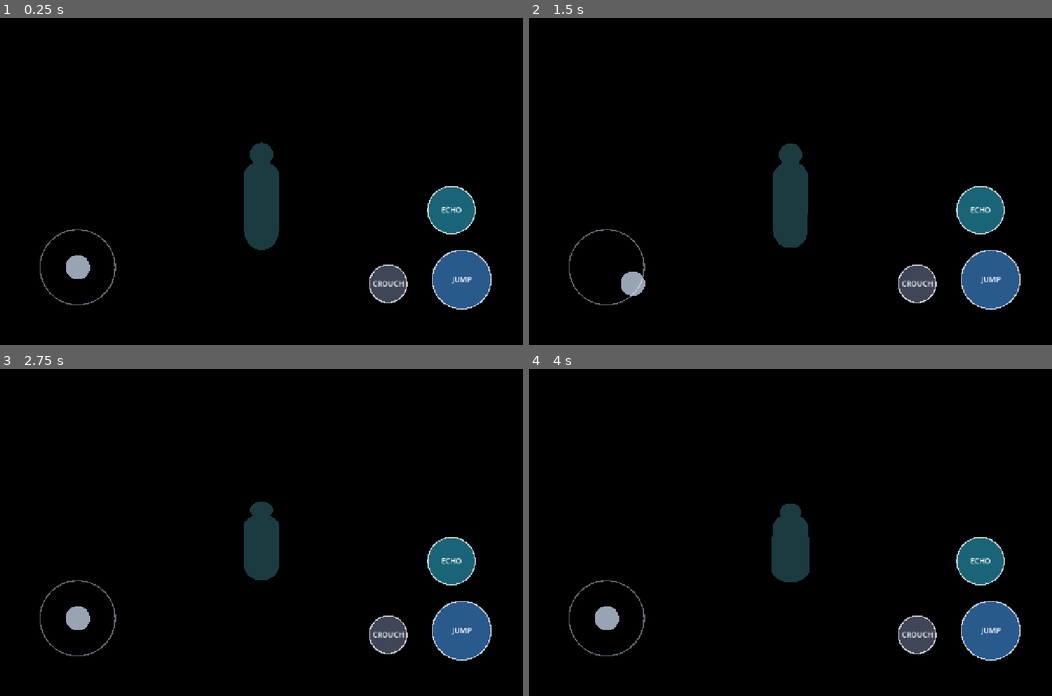
Above: before the commit, frames 1-4 (two rows, left to right).
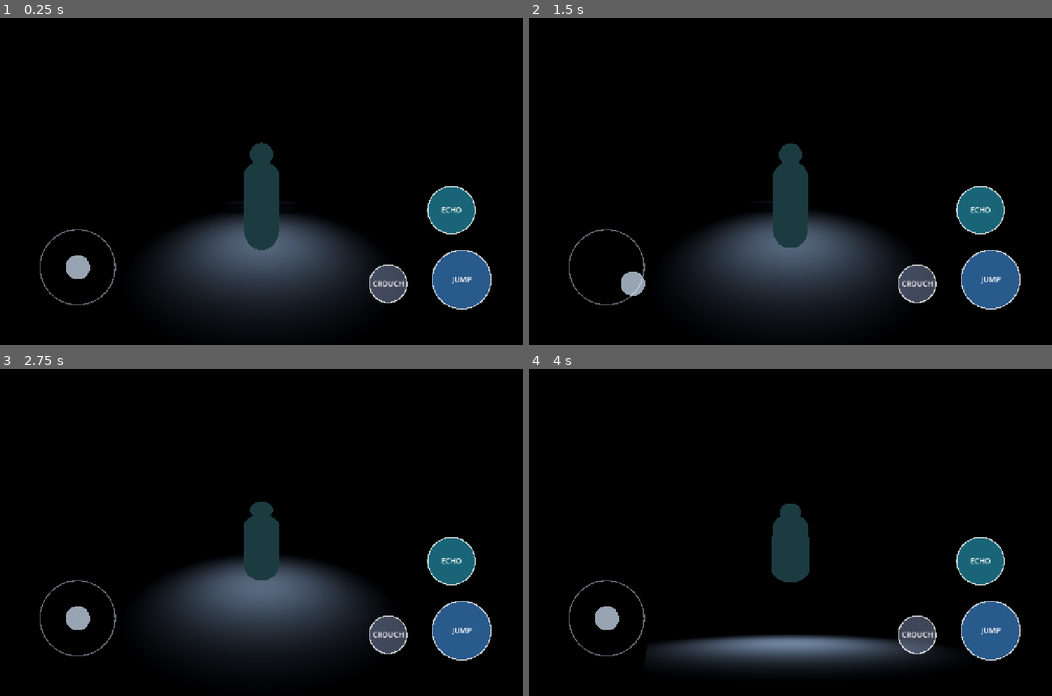
Above: after the commit, the same moments.

Repository: kostablankgl/shadow-of-the-king
Game: Godot game, scene res://main.tscn
The game is run twice, just before and just after one commit, with the same random seed, the same clock (stepped at 60 frames per second) and the same inputs.
Inputs (mouse positions are in pixels of both pictures, inside the frame that each line leads up to):
- Up to frame 1 (0.25 s): no input
- Up to frame 2 (1.5 s): tap Enter at 0.5 s; move the mouse to (905, 165) at 0.52 s; hold D 0.53-1.25 s; hold Ctrl 0.53-1.25 s; click (905, 165) at 0.67 s; tap Space at 0.77, 1.25 s; drag from (685, 197) to (764, 246) at 1.27 s
- Up to frame 3 (2.75 s): move the mouse to (313, 460) at 2.02 s; hold D from 2.03 s (still down); hold Ctrl from 2.03 s (still down)
- Up to frame 4 (4 s): release D at 2.75 s; release Ctrl at 2.75 s; tap Enter at 2.75 s; drag from (764, 597) to (633, 483) at 2.77 s; tap Space at 3.5, 3.77 s; move the mouse to (947, 581) at 3.52 s; hold A from 3.53 s (still down); hold Ctrl from 3.53 s (still down)

The runs differ from the first frame. In frame 1, 9.7% of the frame differs, in the area x 29-71%, y 59-92%; in frame 2, 9.7%; in frame 3, 9.7%; in frame 4, 4.6%.

Commit message:
Обновляет файлов: 5 (скрипты, тексты)

Diff:
--- a/echo_system.gd
+++ b/echo_system.gd
@@ -1,95 +1,126 @@
 extends Node3D
 
-const RAY_COUNT := 720
-const MAX_DISTANCE := 28.0
-const WAVE_SPEED := 18.0
-const MEMORY_TIME := 10.0
-const MAP_WIDTH := 64
-const MAP_HEIGHT := 32
+const RAY_COUNT := 1440
+const RAYS_PER_FRAME := 480
+const MAX_DISTANCE := 18.0
+const WAVE_SPEED := 20.0
+const WAVE_WIDTH := 3.0
+const FRESH_TIME := 2.0
+const MEMORY_TIME := 18.0
+const MAP_WIDTH := 128
+const MAP_HEIGHT := 64
 
 var _map_image: Image
 var _map_texture: ImageTexture
 var _reveal_material: ShaderMaterial
+var _player: Node3D
+var _buffer := PackedFloat32Array()
 var _echo_origin := Vector3.ZERO
 var _echo_start := -100.0
 var _active := false
+var _building := false
+var _ray_index := 0
 
 func _ready() -> void:
 	add_to_group("echo_system")
-	_map_image = Image.create(MAP_WIDTH, MAP_HEIGHT, false, Image.FORMAT_R8)
+	_map_image = Image.create(MAP_WIDTH, MAP_HEIGHT, false, Image.FORMAT_RH)
 	_map_image.fill(Color(1.0, 1.0, 1.0, 1.0))
 	_map_texture = ImageTexture.create_from_image(_map_image)
+	_buffer.resize(MAP_WIDTH * MAP_HEIGHT)
+	_buffer.fill(1.0)
 
-func setup_reveal(material: ShaderMaterial) -> void:
+func setup_reveal(material: ShaderMaterial, player: Node3D) -> void:
 	_reveal_material = material
+	_player = player
 	_reveal_material.set_shader_parameter("visibility_map", _map_texture)
 	_reveal_material.set_shader_parameter("echo_origin", Vector3.ZERO)
 	_reveal_material.set_shader_parameter("echo_age", -100.0)
 	_reveal_material.set_shader_parameter("echo_active", false)
 	_reveal_material.set_shader_parameter("max_distance", MAX_DISTANCE)
 	_reveal_material.set_shader_parameter("wave_speed", WAVE_SPEED)
+	_reveal_material.set_shader_parameter("wave_width", WAVE_WIDTH)
+	_reveal_material.set_shader_parameter("fresh_time", FRESH_TIME)
 	_reveal_material.set_shader_parameter("memory_time", MEMORY_TIME)
+	_reveal_material.set_shader_parameter("player_position", _player_position())
 
 func emit_echo(origin: Vector3) -> void:
+	if _reveal_material == null or _building:
+		return
+	_echo_origin = origin
+	_ray_index = 0
+	_building = true
+	_active = false
+	_buffer.fill(1.0)
+	_reveal_material.set_shader_parameter("echo_active", false)
+
+func _process(_delta: float) -> void:
 	if _reveal_material == null:
 		return
-	_echo_origin = origin
-	_echo_start = _now()
-	_active = true
-	_build_visibility_map(origin)
-	_reveal_material.set_shader_parameter("visibility_map", _map_texture)
-	_reveal_material.set_shader_parameter("echo_origin", origin)
-	_reveal_material.set_shader_parameter("echo_age", 0.0)
-	_reveal_material.set_shader_parameter("echo_active", true)
+	_reveal_material.set_shader_parameter("player_position", _player_position())
+	if _building:
+		_cast_batch()
+	if _active:
+		var age := _now() - _echo_start
+		_reveal_material.set_shader_parameter("echo_age", age)
+		if age > MAX_DISTANCE / WAVE_SPEED + MEMORY_TIME + 0.5:
+			_active = false
+			_reveal_material.set_shader_parameter("echo_active", false)
 
-func _process(_delta: float) -> void:
-	if not _active or _reveal_material == null:
-		return
-	var age := _now() - _echo_start
-	_reveal_material.set_shader_parameter("echo_age", age)
-	if age > MAX_DISTANCE / WAVE_SPEED + MEMORY_TIME + 0.5:
-		_active = false
-		_reveal_material.set_shader_parameter("echo_active", false)
+func _player_position() -> Vector3:
+	if _player == null or not is_instance_valid(_player):
+		return Vector3.ZERO
+	return _player.global_position + Vector3(0.0, -0.9, 0.0)
 
-func _build_visibility_map(origin: Vector3) -> void:
+func _cast_batch() -> void:
 	var space := get_world_3d().direct_space_state
-	var buffer := PackedFloat32Array()
-	buffer.resize(MAP_WIDTH * MAP_HEIGHT)
-	buffer.fill(1.0)
-
 	var golden := PI * (3.0 - sqrt(5.0))
-	for i in RAY_COUNT:
+	var end := mini(_ray_index + RAYS_PER_FRAME, RAY_COUNT)
+	while _ray_index < end:
+		var i := _ray_index
 		var y := 1.0 - (float(i) / float(RAY_COUNT - 1)) * 2.0
 		var radius := sqrt(maxf(0.0, 1.0 - y * y))
 		var theta := golden * float(i)
 		var dir := Vector3(cos(theta) * radius, y, sin(theta) * radius).normalized()
-		var query := PhysicsRayQueryParameters3D.create(origin, origin + dir * MAX_DISTANCE, 1)
+		var query := PhysicsRayQueryParameters3D.create(_echo_origin, _echo_origin + dir * MAX_DISTANCE, 1)
 		query.collide_with_areas = false
 		query.collide_with_bodies = true
 		var result := space.intersect_ray(query)
-		if result.is_empty():
-			continue
-		var hit_pos: Vector3 = result.position
-		var to_hit := hit_pos - origin
-		var hit_dir := to_hit.normalized()
-		var dist := to_hit.length()
-		var u := atan2(hit_dir.z, hit_dir.x) / TAU + 0.5
-		var v := acos(clampf(hit_dir.y, -1.0, 1.0)) / PI
-		var px := int(floor(u * MAP_WIDTH)) % MAP_WIDTH
-		var py := clampi(int(floor(v * MAP_HEIGHT)), 0, MAP_HEIGHT - 1)
-		var value := clampf(dist / MAX_DISTANCE, 0.0, 1.0)
-		for dx in [-1, 0, 1]:
-			for dy in [-1, 0, 1]:
-				var sx: int = (px + int(dx) + MAP_WIDTH) % MAP_WIDTH
-				var sy: int = clampi(py + int(dy), 0, MAP_HEIGHT - 1)
-				var idx: int = sy * MAP_WIDTH + sx
-				if value < buffer[idx]:
-					buffer[idx] = value
+		if not result.is_empty():
+			_splat_hit(result)
+		_ray_index += 1
+	if _ray_index >= RAY_COUNT:
+		_finish_map()
 
+func _splat_hit(result: Dictionary) -> void:
+	var hit_pos: Vector3 = result.position
+	var to_hit := hit_pos - _echo_origin
+	var hit_dir := to_hit.normalized()
+	var dist := to_hit.length()
+	var u := atan2(hit_dir.z, hit_dir.x) / TAU + 0.5
+	var v := acos(clampf(hit_dir.y, -1.0, 1.0)) / PI
+	var px := int(floor(u * MAP_WIDTH)) % MAP_WIDTH
+	var py := clampi(int(floor(v * MAP_HEIGHT)), 0, MAP_HEIGHT - 1)
+	var value := clampf(dist / MAX_DISTANCE, 0.0, 1.0)
+	for dx in [-1, 0, 1]:
+		for dy in [-1, 0, 1]:
+			var sx: int = (px + int(dx) + MAP_WIDTH) % MAP_WIDTH
+			var sy: int = clampi(py + int(dy), 0, MAP_HEIGHT - 1)
+			var idx: int = sy * MAP_WIDTH + sx
+			if value < _buffer[idx]:
+				_buffer[idx] = value
+
+func _finish_map() -> void:
 	for y in MAP_HEIGHT:
 		for x in MAP_WIDTH:
-			_map_image.set_pixel(x, y, Color(buffer[y * MAP_WIDTH + x], 0.0, 0.0, 1.0))
+			_map_image.set_pixel(x, y, Color(_buffer[y * MAP_WIDTH + x], 0.0, 0.0, 1.0))
 	_map_texture.update(_map_image)
+	_reveal_material.set_shader_parameter("visibility_map", _map_texture)
+	_reveal_material.set_shader_parameter("echo_origin", _echo_origin)
+	_reveal_material.set_shader_parameter("echo_age", 0.0)
+	_reveal_material.set_shader_parameter("echo_active", true)
+	_echo_start = _now()
+	_active = true
+	_building = false
 
 func _now() -> float:
 	return float(Time.get_ticks_msec()) / 1000.0
--- a/main.gd
+++ b/main.gd
@@ -3,11 +3,12 @@
 const REVEAL_SHADER := preload("res://reveal.gdshader")
 
 @onready var echo_system = $EchoSystem
+@onready var player = $Player
 
 func _ready() -> void:
 	var material := ShaderMaterial.new()
 	material.shader = REVEAL_SHADER
-	echo_system.setup_reveal(material)
+	echo_system.setup_reveal(material, player)
 	_build_room(material)
 
 func _build_room(material: Material) -> void:
@@ -26,6 +27,7 @@
 	_add_box(room, Vector3(6, 2, 2), Vector3(2, 4, 2), material)
 	_add_box(room, Vector3(-6, 0.6, 4), Vector3(4, 1.2, 2), material)
 	_add_box(room, Vector3(0, 0.6, -7), Vector3(6, 1.2, 2), material)
+	_add_box(room, Vector3(0, 0.15, 3.5), Vector3(2, 0.3, 1), material)
 
 	for x in [-8.0, 8.0]:
 		for z in [-8.0, 8.0]:
--- a/player.gd
+++ b/player.gd
@@ -8,7 +8,7 @@
 @export var jump_velocity := 6.2
 @export var gravity := 20.0
 @export var touch_sensitivity := 0.006
-@export var echo_cooldown := 1.1
+@export var echo_cooldown := 2.0
 
 @onready var visual: Node3D = $Visual
 @onready var camera_rig: Node3D = $CameraRig
--- a/reveal.gdshader
+++ b/reveal.gdshader
@@ -1,25 +1,45 @@
 shader_type spatial;
 render_mode unshaded, cull_back, depth_draw_opaque;
 
-uniform vec4 base_color : source_color = vec4(0.18, 0.22, 0.3, 1.0);
-uniform vec4 wave_color : source_color = vec4(0.45, 0.85, 1.0, 1.0);
+uniform vec3 player_position = vec3(0.0);
+uniform float cane_radius = 3.0;
+uniform float cane_strength = 0.8;
+uniform vec4 cane_color : source_color = vec4(0.55, 0.65, 0.78, 1.0);
+
+uniform vec4 fresh_color : source_color = vec4(0.18, 0.88, 0.94, 1.0);
+uniform vec4 memory_color : source_color = vec4(0.42, 0.36, 1.0, 1.0);
 uniform vec3 echo_origin = vec3(0.0);
 uniform float echo_age = -100.0;
-uniform float wave_speed = 18.0;
-uniform float wave_width = 1.4;
-uniform float memory_time = 10.0;
-uniform float max_distance = 28.0;
+uniform float wave_speed = 20.0;
+uniform float wave_width = 3.0;
+uniform float fresh_time = 2.0;
+uniform float memory_time = 18.0;
+uniform float max_distance = 18.0;
 uniform sampler2D visibility_map : filter_linear, repeat_enable;
 uniform bool echo_active = false;
 
 varying vec3 world_pos;
+varying vec3 world_normal;
 
 void vertex() {
 	world_pos = (MODEL_MATRIX * vec4(VERTEX, 1.0)).xyz;
+	world_normal = normalize((MODEL_MATRIX * vec4(NORMAL, 0.0)).xyz);
 }
 
 void fragment() {
-	vec3 col = vec3(0.0);
+	vec3 n = normalize(world_normal);
+	vec3 view_dir = normalize(CAMERA_POSITION_WORLD - world_pos);
+	float facing = abs(dot(n, view_dir));
+	float fresnel = pow(1.0 - facing, 1.5);
+	float edge = smoothstep(0.12, 0.55, length(fwidth(n)));
+	float contour = clamp(0.15 + 0.55 * fresnel + 0.7 * edge, 0.0, 1.3);
+	float fresh_contour = clamp(0.45 + 0.55 * fresnel + 0.5 * edge, 0.0, 1.3);
+	float cane_contour = 0.35 + 0.65 * fresnel;
+
+	float dist_player = length(world_pos - player_position);
+	float cane = (1.0 - smoothstep(0.0, cane_radius, dist_player)) * cane_strength;
+	vec3 col = cane_color.rgb * cane * cane_contour;
+
 	if (echo_active) {
 		vec3 to_frag = world_pos - echo_origin;
 		float dist = length(to_frag);
@@ -29,17 +49,24 @@
 		float v = acos(clamp(dir.y, -1.0, 1.0)) / PI;
 		float vis_dist = texture(visibility_map, vec2(u, v)).r * max_distance;
 
-		float travelled = echo_age * wave_speed;
-		float front = travelled - dist;
+		float front = echo_age * wave_speed - dist;
 
 		if (dist <= vis_dist + 0.5 && front >= 0.0) {
 			float since = front / wave_speed;
-			float memory = clamp(1.0 - since / memory_time, 0.0, 1.0);
-			memory = memory * memory;
+			float fresh = pow(max(1.0 - since / fresh_time, 0.0), 2.5);
+			float memory = pow(max(1.0 - since / memory_time, 0.0), 1.5);
+			float fresh_w = fresh;
+			float memory_w = memory * 0.35;
+			float total = fresh_w + memory_w;
+			vec3 echo_col = (fresh_color.rgb * fresh_w + memory_color.rgb * memory_w) / max(total, 0.0001);
+			float fresh_b = fresh_w * fresh_contour;
+			float memory_b = memory_w * contour;
+			float brightness = max(fresh_b, memory_b);
 			float band = exp(-pow(front / wave_width, 2.0));
-			col = base_color.rgb * memory;
-			col += wave_color.rgb * band * 1.5;
+			col += echo_col * brightness;
+			col += fresh_color.rgb * band * 1.2;
 		}
 	}
+
 	ALBEDO = col;
 }
Not shown, changed: MEMORIA.md
